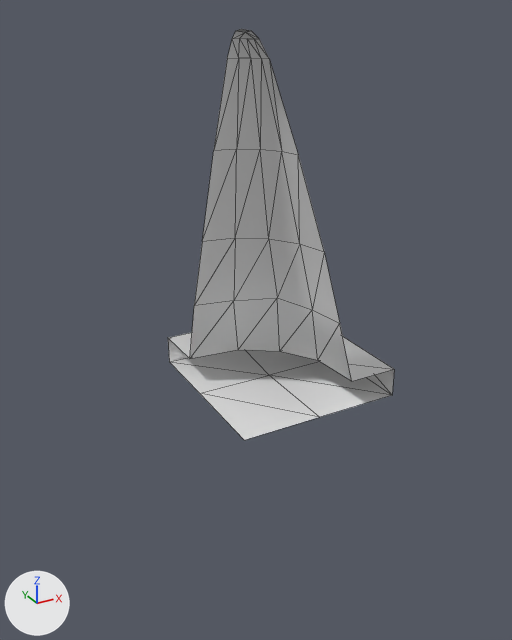
The glTF model levelElements/cone/trafficcon.glb as it was, and as the next commit left it.
The view is the same before and after, from a camera (50 mm lens) standing at (-1.72, -3.27, 2.22) and looking at (0.0, -0.15, 0.66). Lighting does not change. The marker at lower left points along +X, +Y and +Z. The older version comes first. Mesh edges are drawn as thin lines.

Before the edit, the objects in view are built like this:
```python
me_cylinder = bpy.data.meshes.new('Cylinder')
me_cylinder.from_pydata(...)  # 48 vertices, 72 faces; spans x 0.0..1.14, y 0.0..1.2, z -1.2..1.13
ob_cylinder = bpy.data.objects.new('Cylinder', me_cylinder)
ob_cylinder.location = (0.0, 0.0, 1.0)
```
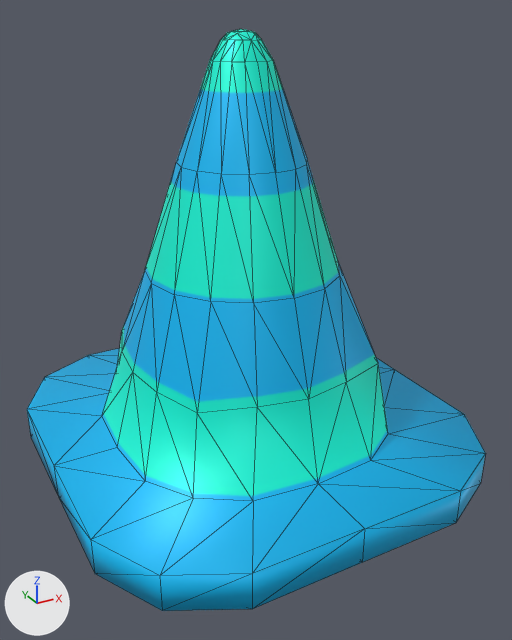
The change in detail:
Picture 'trafficCon_metallic-trafficCon_roughness' (img_trafficcon_metallic_trafficcon_roughness) is new.
Picture 'trafficCon_baseColor' (img_trafficcon_basecolor) is new.
Material 'trafficcon' (mat_trafficcon) is new.
Uses the picture img_trafficcon_basecolor.
Uses the picture img_trafficcon_metallic_trafficcon_roughness.
me_cylinder is used by ob_cylinder; location (0.0, 0.0, 1.0).
me_cylinder had 48 vertices, 72 faces and spanned x 0.0..1.14, y 0.0..1.2, z -1.2..1.13.
me_cylinder now has 146 vertices, 288 faces and spans x -1.14..1.14, y -1.2..1.2, z -1.2..1.13.
Part 1, on me_cylinder:
91 vertices are added at x -1.14..1.14, y -1.2..1.2, z -1.2..1.12.
7 new vertices lie (0.0, 0.0, 0.2) away from vertices in x -0.95..0.95, y -1.2..1.2, z -1.2.
216 new faces join them.
me_cylinder part 2: 72 faces spanning x 0.0..1.14, y 0.0..1.2, z -1.2..1.13 switch from no material to mat_trafficcon.

Changed parts and their boxes [x1, y1, x2, y2] in the pictures (512 x 640 px):
'Cylinder', reshaped (102% wider, 42% taller): before [168, 29, 394, 440]; after [27, 29, 485, 611]
part 1 of me_cylinder, added (cyan): after [27, 29, 485, 611]
part 2 of me_cylinder, recoloured: before [168, 29, 394, 440]; after [376, 358, 393, 373]
